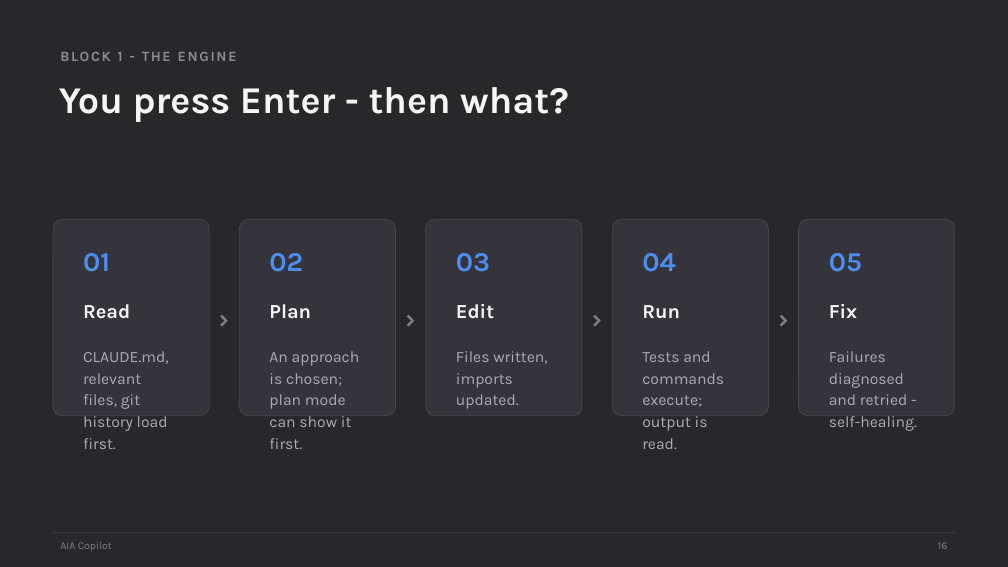
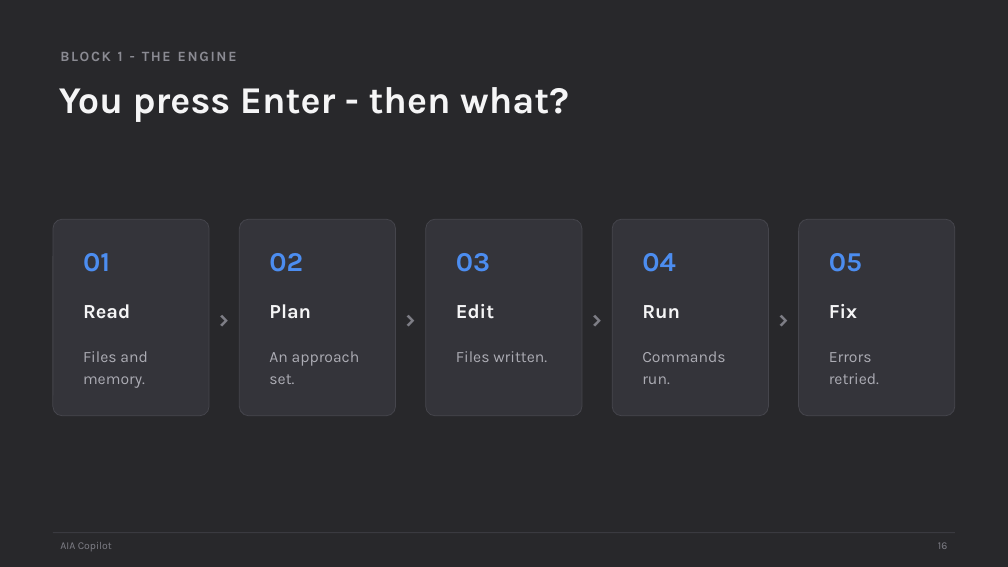
Before and after one commit to scottrhay/AIA-ClaudeCopilot, a slide deck: slide 16 of claude-code-3day/slides/Day1_Claude_Code_Fundamentals.pptx. Drawn at 1008x567 pixels with LibreOffice and Linux fonts; fonts in the diff are those of the drawing. Boxes give left, top, right and bottom in pixels: in the first picture for what was removed or moved away, otherwise in the second. Text is boxed around its words. In the diff, an @@ line names an element or a change of style, - is before the commit and + after.

Commit message:
Fix process-card text overflow across 7 slides (Day 1 s16/s48/s65/s82, Day 3 s51/s64/s80)

```diff
--- a/claude-code-3day/slides/Day1_Claude_Code_Fundamentals.pptx
+++ b/claude-code-3day/slides/Day1_Claude_Code_Fundamentals.pptx
@@ text at <box>83,351,147,388</box>: text changed @@
-CLAUDE.md, relevant files, git history load first.
+Files and memory.
@@ text at <box>269,351,360,384</box>: text changed @@
-An approach is chosen; plan mode can show it first.
+An approach set.
@@ text at <box>456,351,547,362</box>: text changed @@
-Files written, imports updated.
+Files written.
@@ text at <box>642,351,725,384</box>: text changed @@
-Tests and commands execute; output is read.
+Commands run.
@@ text at <box>829,352,879,384</box>: text changed @@
-Failures diagnosed and retried - self-healing.
+Errors retried.
```
Also in this commit, not shown: 3 other slides changed, 1 other file.
